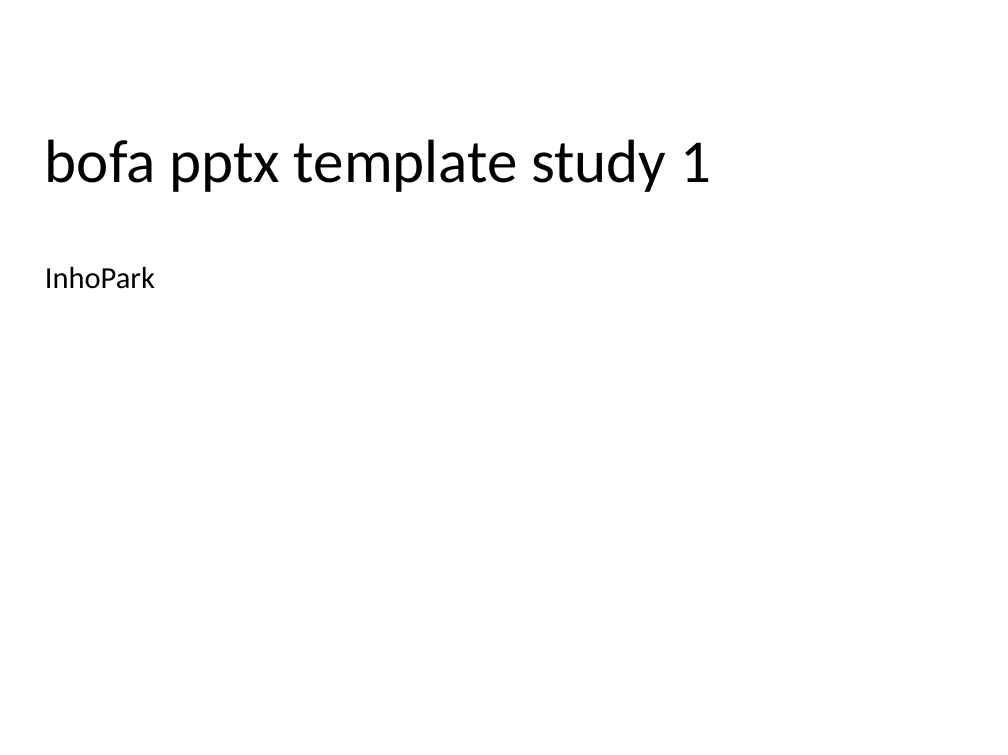
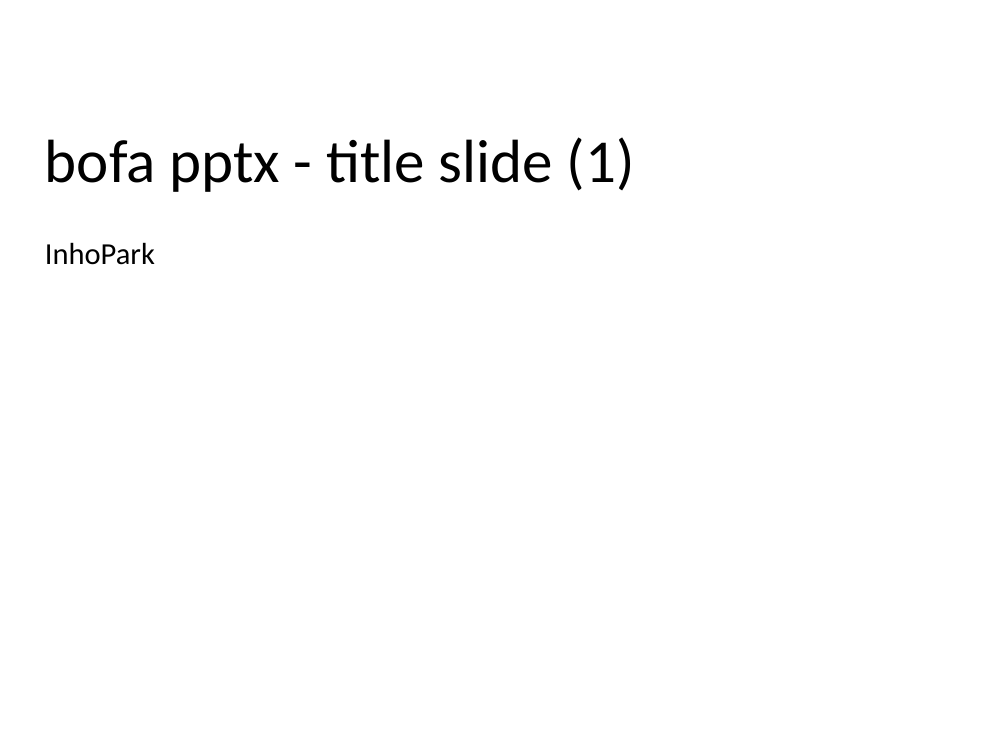
Before and after one commit to vcu-ssg/ssg-vcu-bofa-sandbox, a slide deck: slide 1 of study1.pptx. Drawn at 1008x755 pixels with LibreOffice and Linux fonts; fonts in the diff are those of the drawing; background and template pictures are left out. Boxes give left, top, right and bottom in pixels: in the first picture for what was removed or moved away, otherwise in the second. Text is boxed around its words. In the diff, an @@ line names an element or a change of style, - is before the commit and + after.

```diff
--- a/study1.pptx
+++ b/study1.pptx
@@ title at bbox=[45, 137, 635, 192]: text changed @@
-bofa pptx template study 1
+bofa pptx - title slide (1)
@@ subtitle "InhoPark" at bbox=[45, 242, 155, 265]: vertical alignment top to middle @@
```
Also in this commit, not shown: 5 other slides changed, 4 slides added, 1 other file.
